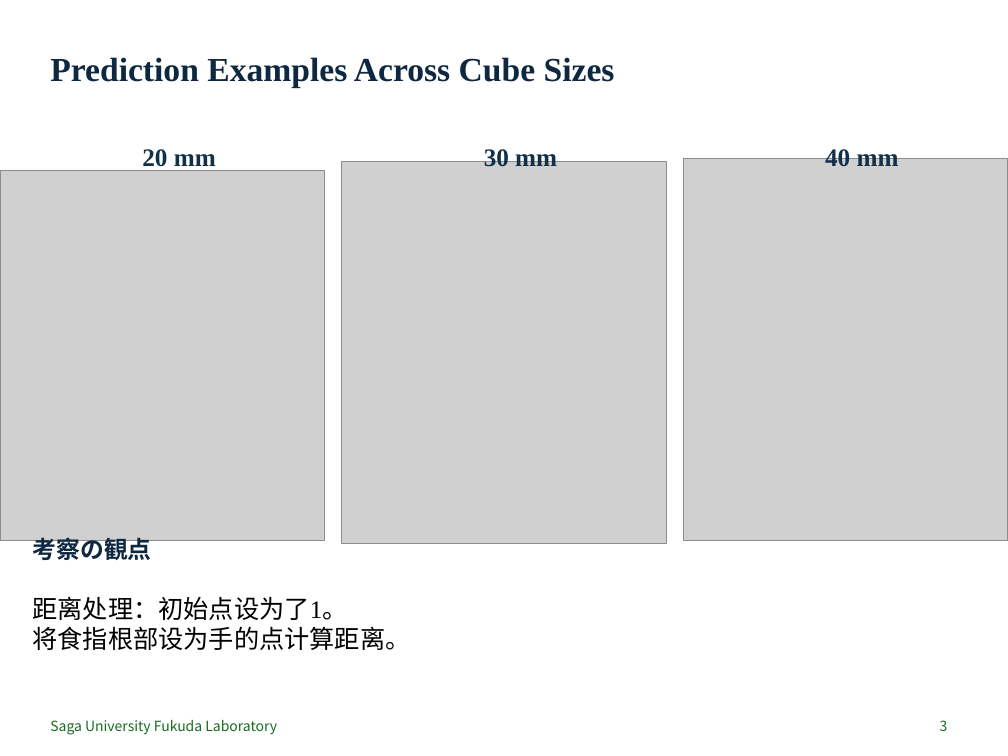
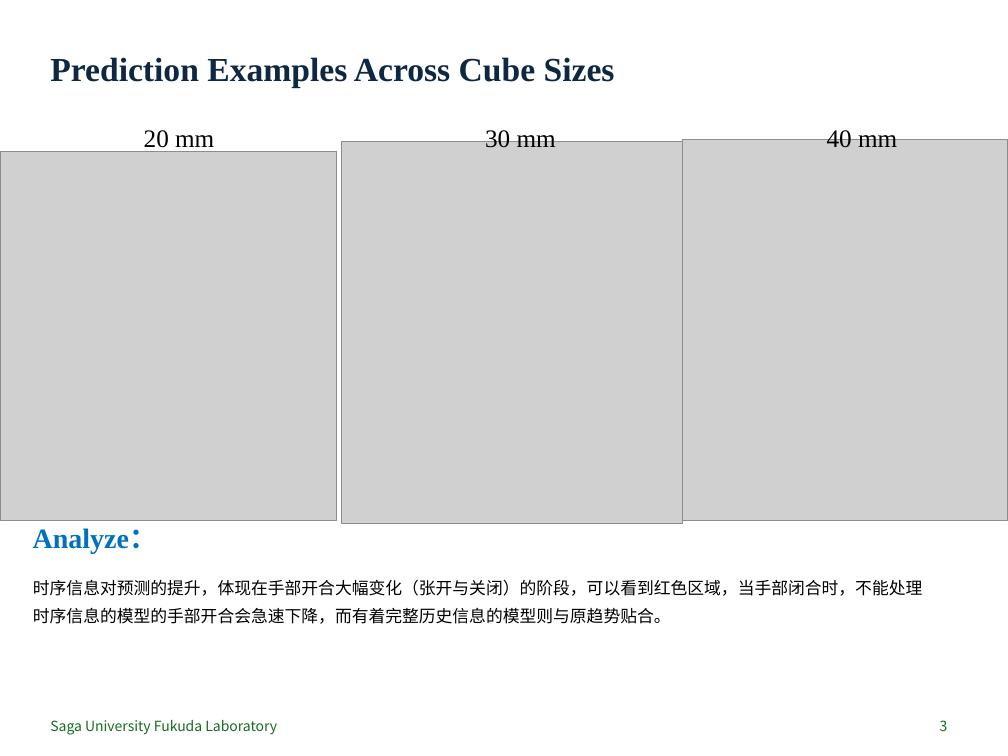
Before and after one commit to DiXiQing/Multimodal_Imitation_Learning, a slide deck: slide 3 of Report/Report_1029.pptx. Drawn at 1008x756 pixels with LibreOffice and Linux fonts; fonts in the diff are those of the drawing; grey boxes stand for pictures. Boxes give left, top, right and bottom in pixels: in the first picture for what was removed or moved away, otherwise in the second. Text is boxed around its words. In the diff, an @@ line names an element or a change of style, - is before the commit and + after.

```diff
--- a/Report/Report_1029.pptx
+++ b/Report/Report_1029.pptx
@@ 3 texts, 1 picture: place and size @@
-3 texts, 1 picture at (142, 146, 1008, 539)
+3 texts, 1 picture at (144, 127, 1008, 520)
@@ text colour #123049 to #000000, bold off in 3 elements at (144, 130, 214, 153), (485, 127, 556, 148), (827, 127, 897, 148) @@
@@ picture: place and size @@
-picture at (342, 161, 666, 543)
+picture at (342, 142, 683, 524)
@@ picture: place and size @@
-picture at (0, 170, 325, 540)
+picture at (0, 151, 337, 521)
@@ text at (33, 528, 158, 554): text changed; size 17 to 20 pt; font Noto Sans CJK JP to Times New Roman; text colour #0E2841 to #0070C0 @@
-考察の観点
+Analyze：
@@ text removed at (33, 596, 411, 650) @@
-距离处理：初始点设为了1。
-将食指根部设为手的点计算距离。
@@ text added at (33, 579, 922, 624), 12 pt, text #000000 @@
+时序信息对预测的提升，体现在手部开合大幅变化（张开与关闭）的阶段，可以看到红色区域，当手部闭合时，不能处理时序信息的模型的手部开合会急速下降，而有着完整历史信息的模型则与原趋势贴合。
```
Also in this commit, not shown: 1 slide added, 1 slide removed.
